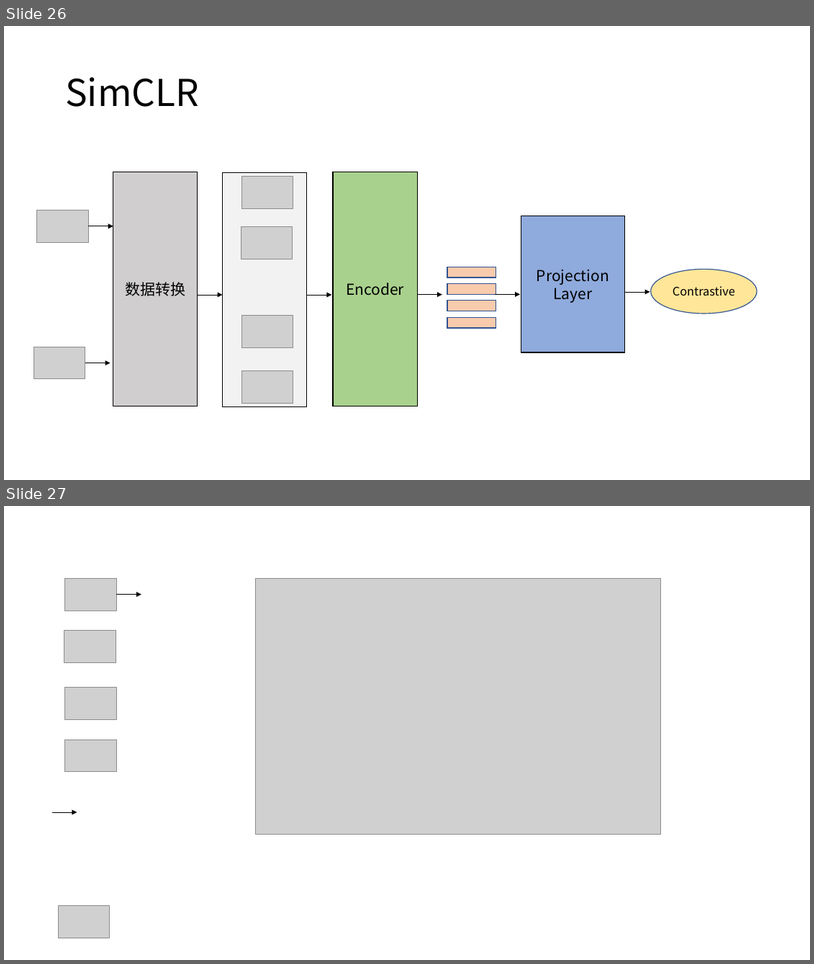
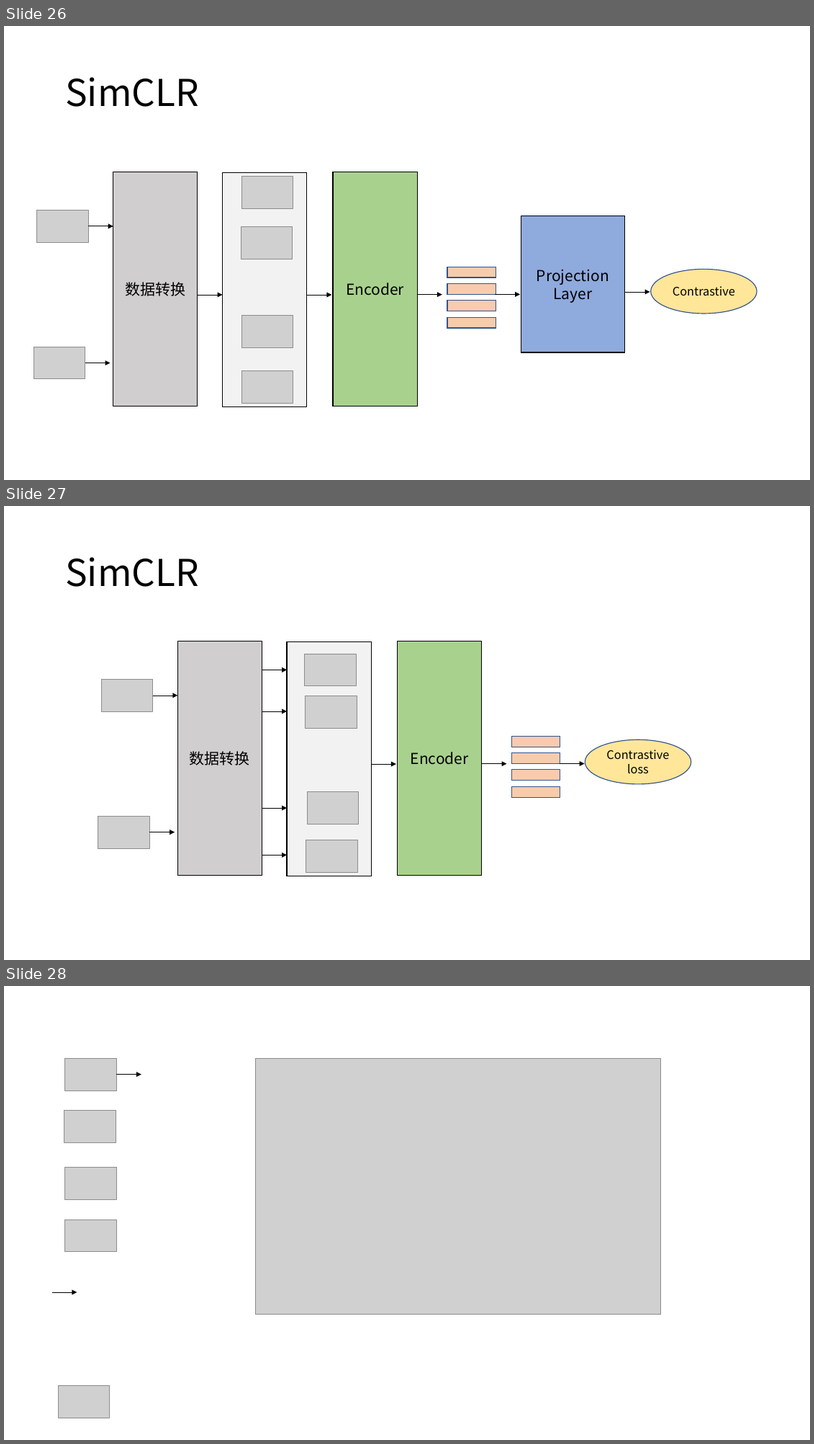
Before and after one commit to xianghuisun/ContrativeLearningInNLP, a slide deck: ppt_materials/SBERT.pptx. Shown one above the other, each under a label of ours: slides 26 and 27 before the commit, slides 26, 27 and 28 after it. The pictures are 814x964 and 814x1444 pixels, drawn with LibreOffice and Linux fonts; fonts in the diff are those of the drawing; grey boxes stand for pictures. Boxes give left, top, right and bottom in pixels: in the first picture for what was removed or moved away, otherwise in the second. Text is boxed around its words. In the diff, an @@ line names an element or a change of style, - is before the commit and + after.

```diff
--- a/ppt_materials/SBERT.pptx
+++ b/ppt_materials/SBERT.pptx
@@ slide 27 added at (4, 506, 810, 960), background #FFFFFF @@
@@ title added at (65, 557, 198, 587), 44 pt, text #000000 @@
+SimCLR
@@ rectangle added at (178, 641, 262, 875), fill #D0CECE, outline #000000 1 pt, 18 pt, text #000000 @@
+数据转换
@@ rectangle added at (287, 642, 371, 876), fill #F2F2F2, outline #000000 1 pt @@
@@ picture added at (305, 654, 356, 686) @@
@@ rectangle added at (398, 641, 482, 875), fill #A9D18E, outline #000000 1 pt, 18 pt, text #000000 @@
+Encoder
@@ arrow added from (262, 670) to (287, 670), #000000 0.5 pt @@
@@ picture added at (101, 679, 153, 711) @@
@@ arrow added from (153, 695) to (178, 695), #000000 0.5 pt @@
@@ picture added at (306, 696, 358, 728) @@
@@ arrow added from (262, 711) to (287, 711), #000000 0.5 pt @@
@@ rectangle added at (512, 736, 561, 746), fill #F8CBAD, outline #325491 1 pt @@
@@ ellipse added at (585, 739, 692, 784), fill #FFE699, outline #325491 1 pt, 14 pt, text #000000 @@
+Contrastive loss
@@ arrow added from (371, 764) to (396, 764), #000000 0.5 pt @@
@@ arrow added from (482, 764) to (507, 764), #000000 0.5 pt @@
@@ rectangle added at (512, 753, 561, 764), fill #F8CBAD, outline #325491 1 pt @@
@@ arrow added from (560, 764) to (585, 764), #000000 0.5 pt @@
@@ rectangle added at (512, 770, 561, 780), fill #F8CBAD, outline #325491 1 pt @@
@@ rectangle added at (512, 786, 561, 797), fill #F8CBAD, outline #325491 1 pt @@
@@ arrow added from (262, 808) to (287, 808), #000000 0.5 pt @@
@@ picture added at (307, 792, 358, 824) @@
@@ picture added at (98, 816, 149, 848) @@
@@ arrow added from (149, 832) to (175, 832), #000000 0.5 pt @@
@@ picture added at (306, 840, 358, 872) @@
@@ arrow added from (262, 855) to (287, 855), #000000 0.5 pt @@
@@ what was slide 27 is now slide 28 @@
```
Also in this commit, not shown: 8 other files.
